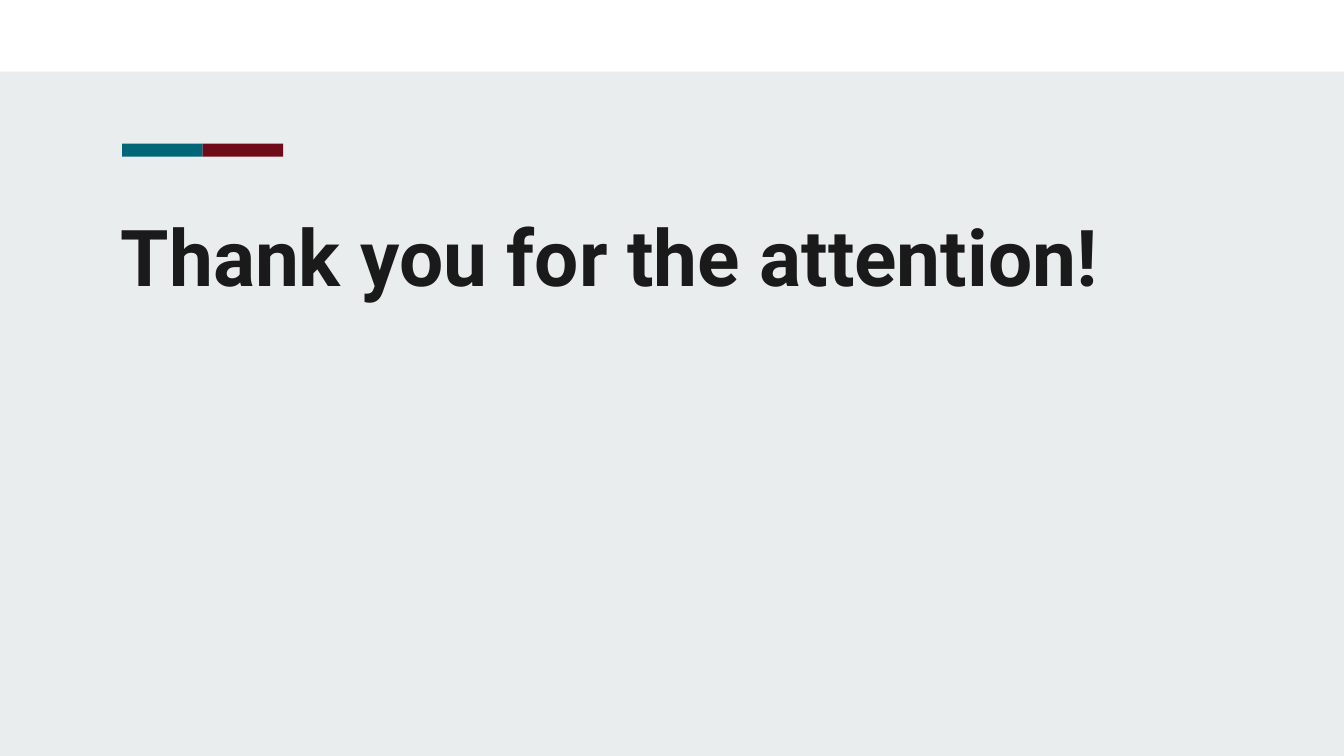
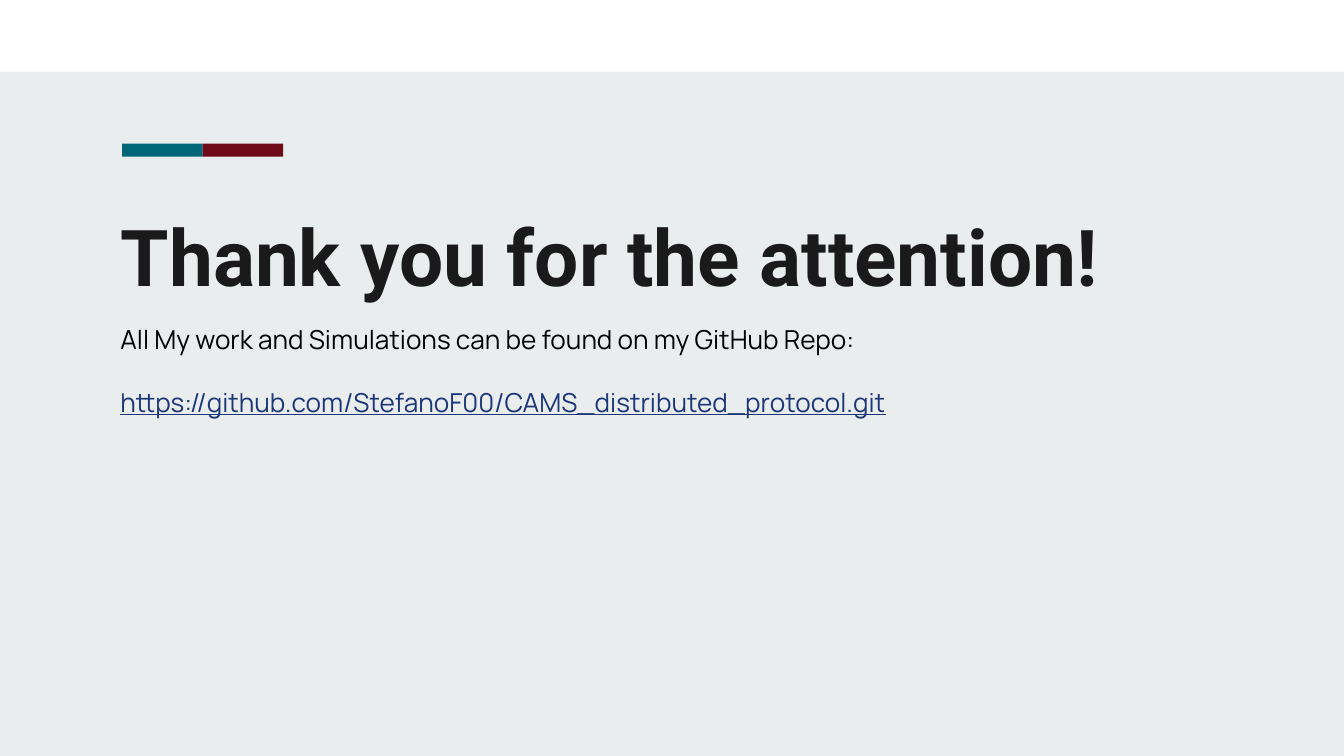
Before and after one commit to StefanoF00/CAMS_distributed_consensus_protocol, a slide deck: slide 14 of CAMS_Presentation.pptx. Drawn at 1344x756 pixels with LibreOffice and Linux fonts; fonts in the diff are those of the drawing; background and template pictures are left out. Boxes give left, top, right and bottom in pixels: in the first picture for what was removed or moved away, otherwise in the second. Text is boxed around its words. In the diff, an @@ line names an element or a change of style, - is before the commit and + after.

```diff
--- a/CAMS_Presentation.pptx
+++ b/CAMS_Presentation.pptx
@@ text added at <box>120,329,885,419</box>, 14 pt, text #1C3678, underline @@
+All My work and Simulations can be found on my GitHub Repo:
+https://github.com/StefanoF00/CAMS_distributed_protocol.git
```
Also in this commit, not shown: 4 other slides changed, 10 other files.
